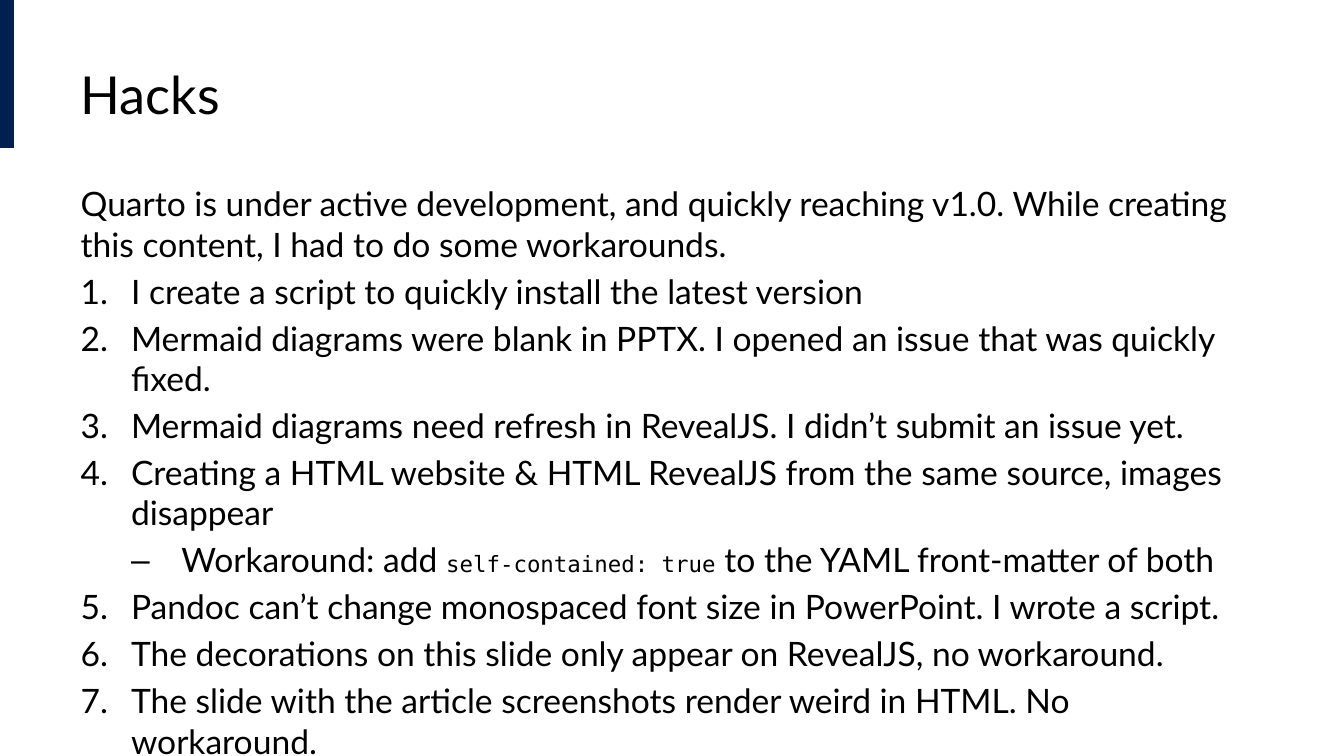
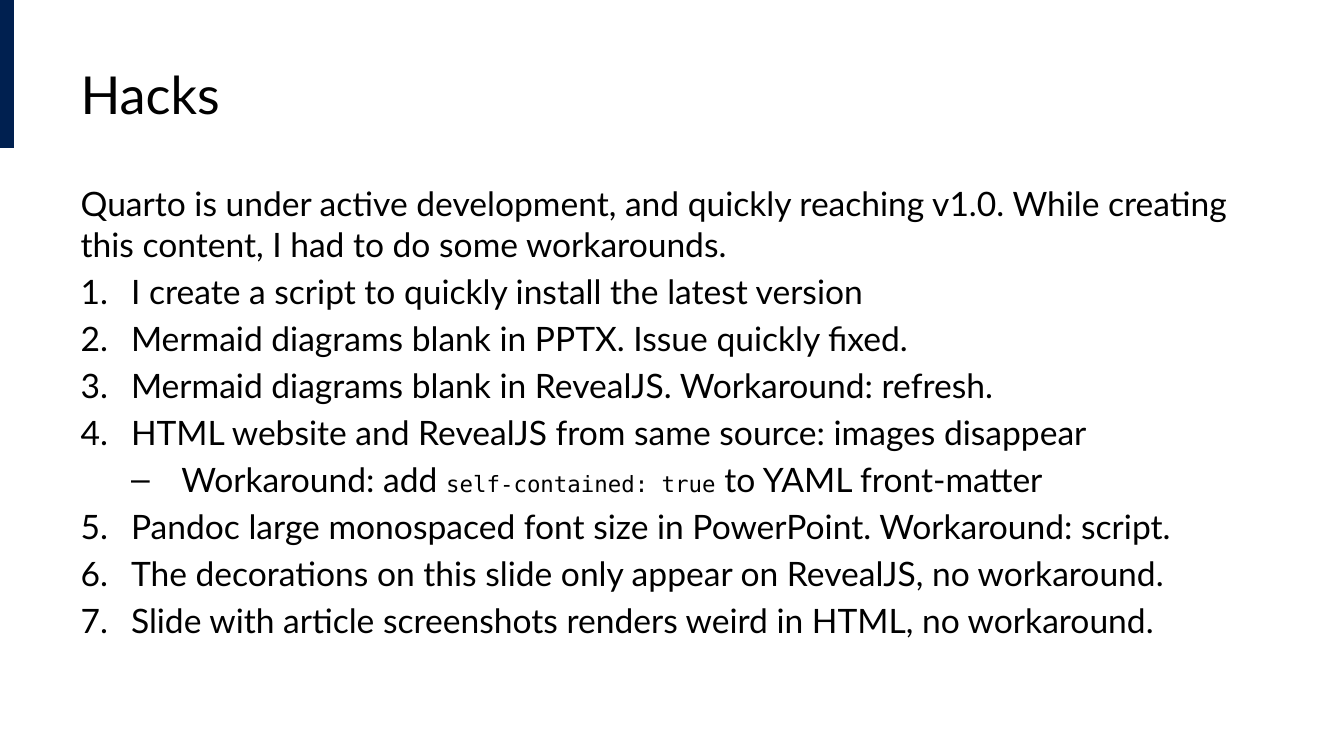
Before and after one commit to lucas-a-meyer/using-quarto, a slide deck: slide 38 of docs/presentation.pptx. Drawn at 1344x756 pixels with LibreOffice and Linux fonts; fonts in the diff are those of the drawing; background and template pictures are left out. Boxes give left, top, right and bottom in pixels: in the first picture for what was removed or moved away, otherwise in the second. Text is boxed around its words. In the diff, an @@ line names an element or a change of style, - is before the commit and + after.

```diff
--- a/docs/presentation.pptx
+++ b/docs/presentation.pptx
@@ text at (131, 326, 1170, 545): text changed @@
-2. Mermaid diagrams were blank in PPTX. I opened an issue that was quickly fixed.
-3. Mermaid diagrams need refresh in RevealJS. I didn’t submit an issue yet.
-4. Creating a HTML website & HTML RevealJS from the same source, images disappear
-  – Workaround: add self-contained: true to the YAML front-matter of both
-5. Pandoc can’t change monospaced font size in PowerPoint. I wrote a script.
+2. Mermaid diagrams blank in PPTX. Issue quickly fixed.
+3. Mermaid diagrams blank in RevealJS. Workaround: refresh.
+4. HTML website and RevealJS from same source: images disappear
+  – Workaround: add self-contained: true to YAML front-matter
+5. Pandoc large monospaced font size in PowerPoint. Workaround: script.
@@ text at (131, 608, 1154, 638): text changed @@
-7. The slide with the article screenshots render weird in HTML. No workaround.
+7. Slide with article screenshots renders weird in HTML, no workaround.
```
Also in this commit, not shown: 8 other files.
